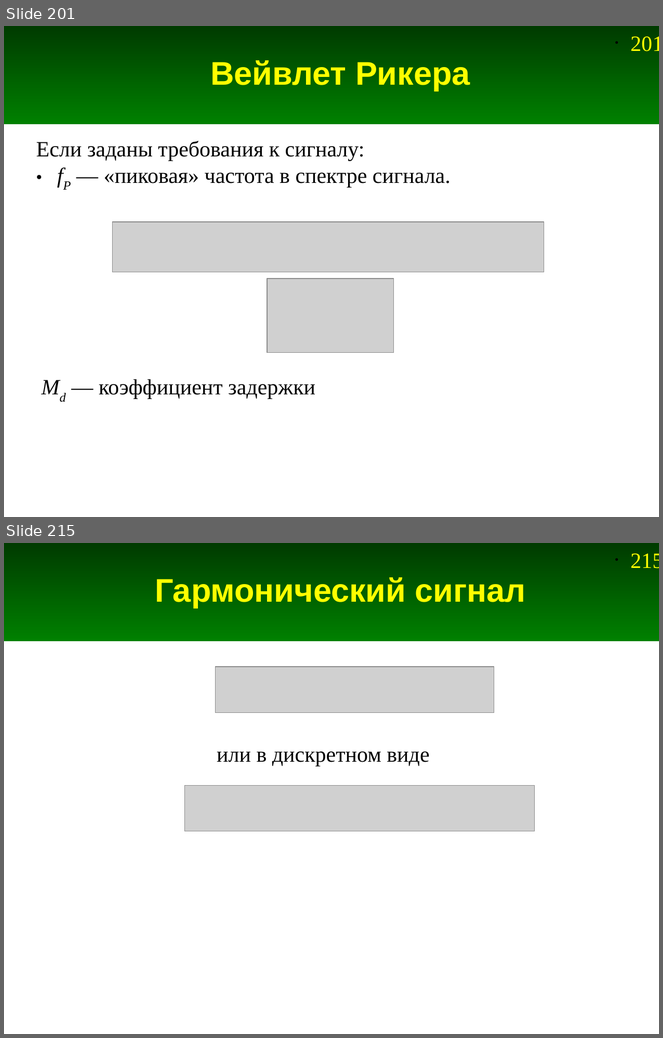
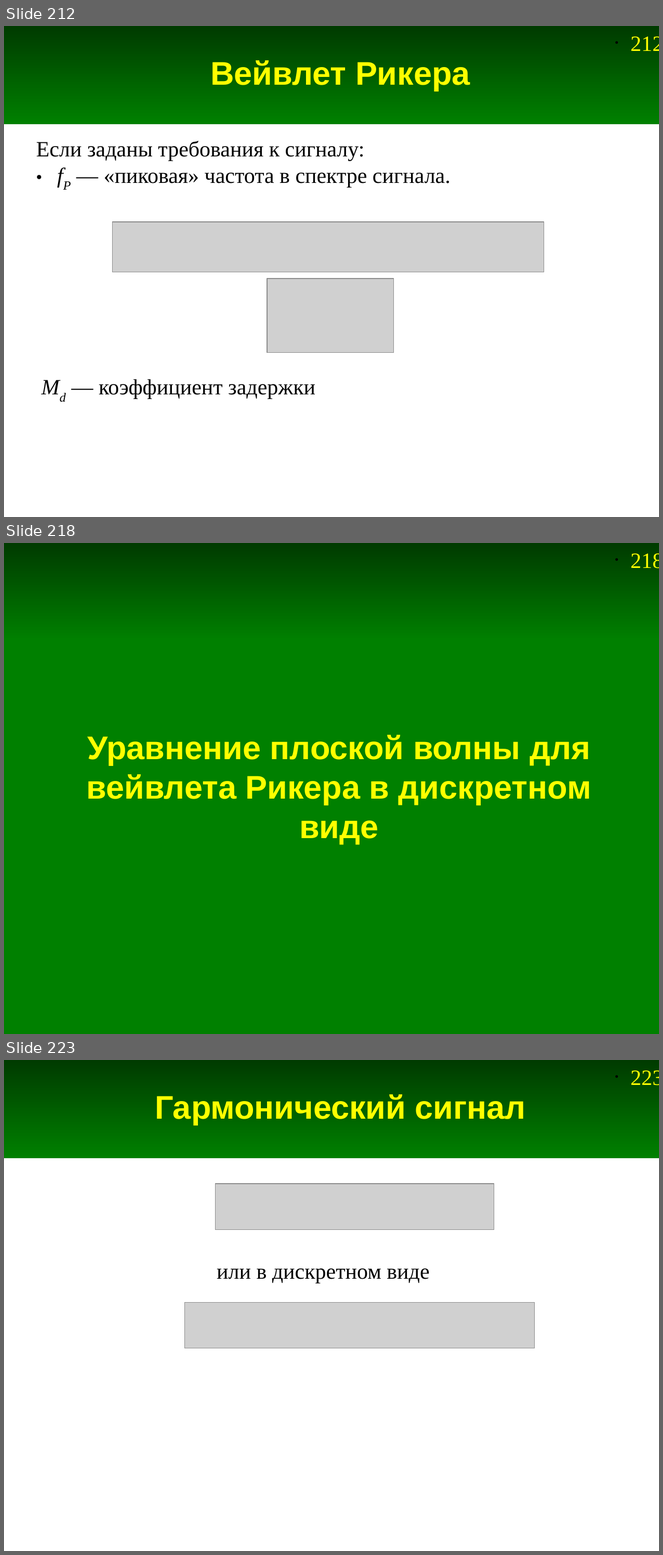
Before and after one commit to andris0147sv/modelling, a slide deck: presentations/2. FDTD.odp. Shown one above the other, each under a label of ours: slides 201 and 215 before the commit, slides 212, 218 and 223 after it; the slides between them are not shown. The pictures are 663x1038 and 663x1555 pixels, drawn with LibreOffice and Linux fonts; fonts in the diff are those of the drawing; grey boxes stand for pictures. Boxes give left, top, right and bottom in pixels: in the first picture for what was removed or moved away, otherwise in the second. Text is boxed around its words. In the diff, an @@ line names an element or a change of style, - is before the commit and + after.

```diff
--- a/presentations/2. FDTD.odp
+++ b/presentations/2. FDTD.odp
@@ slide 218 added at (x1=4, y1=543, x2=659, y2=1034), background #FFFFFF; not listed: 2 template elements that a slide beside it also shows @@
@@ rectangle added at (x1=4, y1=639, x2=659, y2=1034), fill #008000, outline #008000 0 pt @@
@@ title added at (x1=86, y1=735, x2=592, y2=844), 36 pt, text #FFFF00, bold @@
+Уравнение плоской волны для вейвлета Рикера в дискретном виде
@@ what was slide 201 is now slide 212 @@
@@ page number at (x1=631, y1=36, x2=659, y2=51): text changed @@
-• 201
+• 212
@@ what was slide 215 is now slide 223 @@
@@ page number at (x1=631, y1=1070, x2=659, y2=1085): text changed @@
-• 215
+• 223
```
Also in this commit, not shown: 24 slides changed, 9 other slides added, 6 slides removed, 6 other files.
